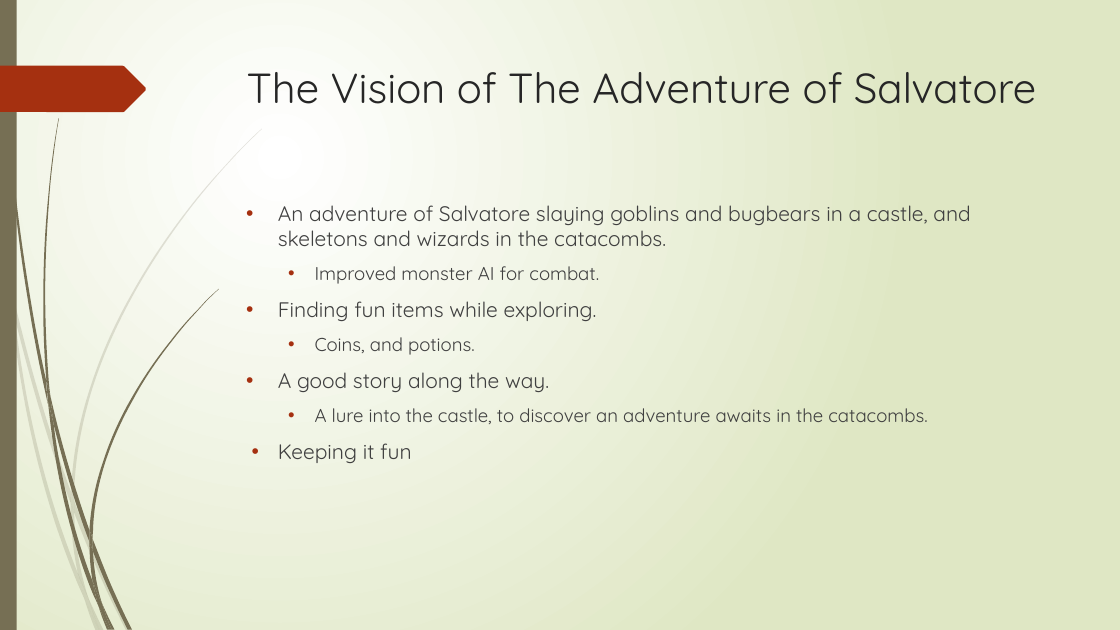
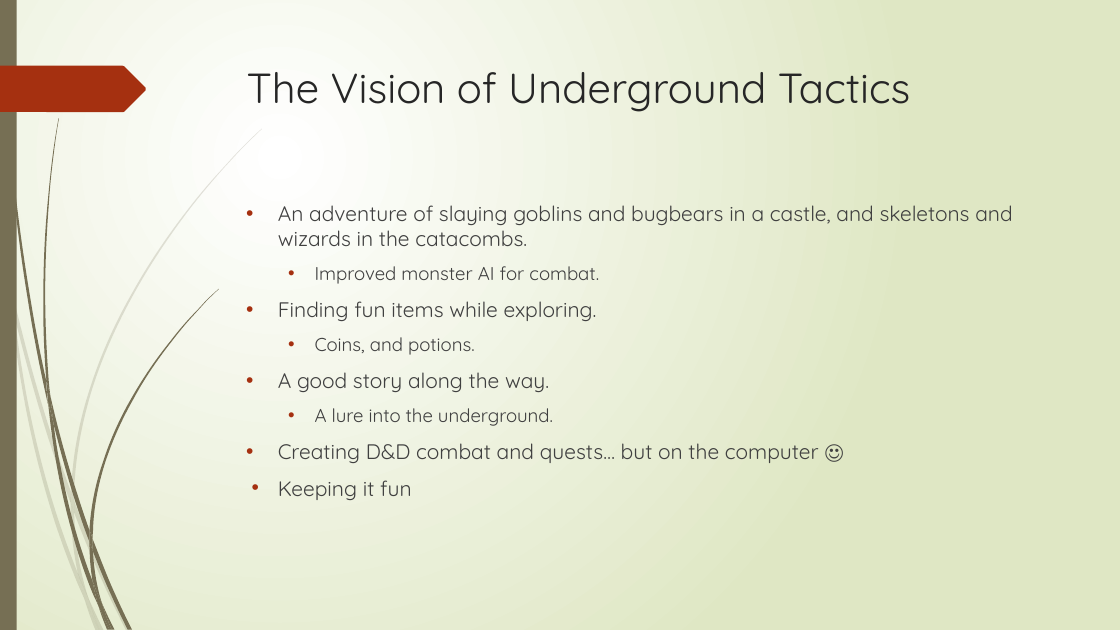
Before and after one commit to gamkedo-la/solo-practice-sandbox-js_only, a slide deck: slide 5 of vince_mckeown/DungeonExplorer/slides/pitch.pptx. Drawn at 1120x630 pixels with LibreOffice and Linux fonts; fonts in the diff are those of the drawing. Boxes give left, top, right and bottom in pixels: in the first picture for what was removed or moved away, otherwise in the second. Text is boxed around its words. In the diff, an @@ line names an element or a change of style, - is before the commit and + after.

```diff
--- a/vince_mckeown/DungeonExplorer/slides/pitch.pptx
+++ b/vince_mckeown/DungeonExplorer/slides/pitch.pptx
@@ title at bbox=[247, 72, 911, 112]: text changed @@
-The Vision of The Adventure of Salvatore
+The Vision of Underground Tactics
@@ text at bbox=[278, 205, 1012, 246]: text changed @@
-• An adventure of Salvatore slaying goblins and bugbears in a castle, and skeletons and wizards in the catacombs.
+• An adventure of slaying goblins and bugbears in a castle, and skeletons and wizards in the catacombs.
@@ text at bbox=[278, 408, 819, 463]: text changed; size 16 to 18 pt @@
-  • A lure into the castle, to discover an adventure awaits in the catacombs.
+  • A lure into the underground.
+• Creating D&D combat and quests… but on the computer ☺
```
Also in this commit, not shown: 5 other slides changed, 2 other files.
